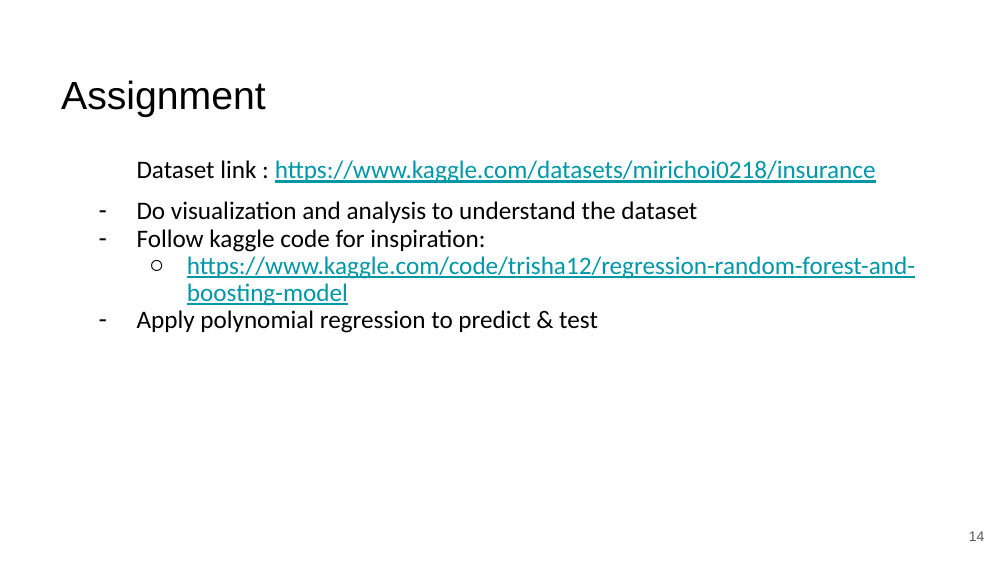
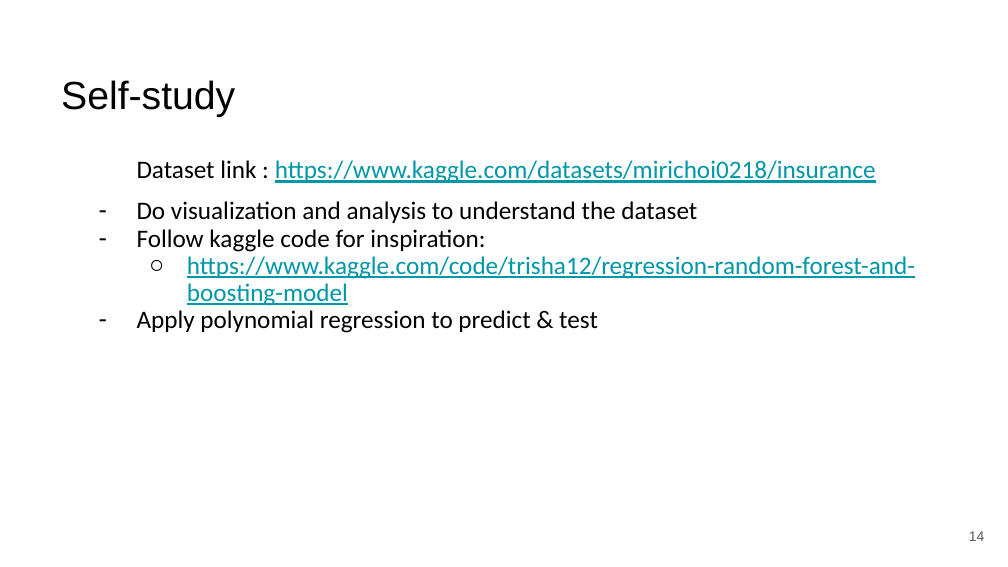
Before and after one commit to Towhid1/ml_dl_course, a slide deck: slide 14 of ML #1/regression.pptx. Drawn at 1008x567 pixels with LibreOffice and Linux fonts; fonts in the diff are those of the drawing. Boxes give left, top, right and bottom in pixels: in the first picture for what was removed or moved away, otherwise in the second. Text is boxed around its words. In the diff, an @@ line names an element or a change of style, - is before the commit and + after.

```diff
--- a/ML #1/regression.pptx
+++ b/ML #1/regression.pptx
@@ text at box(61, 80, 235, 117): text changed @@
-Assignment
+Self-study
```
Also in this commit, not shown: 1 other slide changed, 1 other file.
